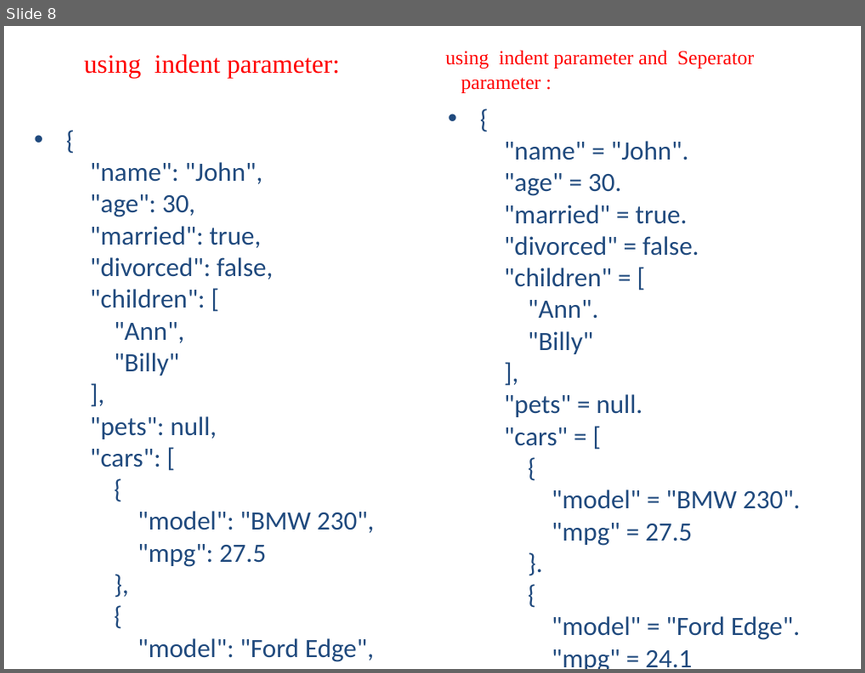
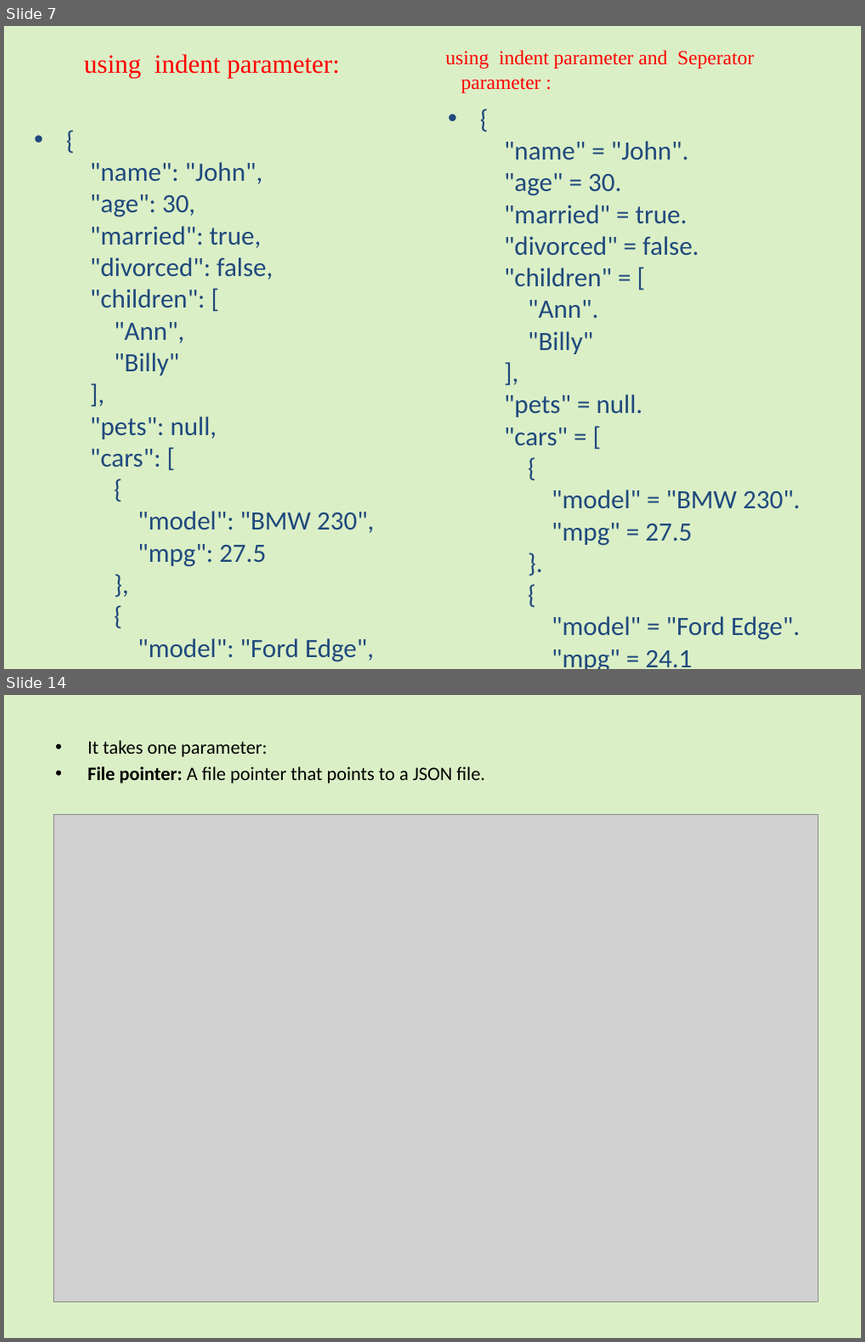
Before and after one commit to jaseela65/python_newPrgm, a slide deck: JSON in Python.pptx. Shown one above the other, each under a label of ours: slide 8 before the commit, slides 7 and 14 after it; the slides between them are not shown. The pictures are 865x673 and 865x1342 pixels, drawn with LibreOffice and Linux fonts; fonts in the diff are those of the drawing; grey boxes stand for pictures. Boxes give left, top, right and bottom in pixels: in the first picture for what was removed or moved away, otherwise in the second. Text is boxed around its words. In the diff, an @@ line names an element or a change of style, - is before the commit and + after.

```diff
--- a/JSON in Python.pptx
+++ b/JSON in Python.pptx
@@ slide 14 added at box(4, 695, 861, 1338), background #92D050 at 32% opacity @@
@@ text added at box(87, 740, 485, 783), 16 pt, text #000000 @@
+• It takes one parameter:
+• File pointer: A file pointer that points to a JSON file.
@@ picture added at box(53, 815, 818, 1303) @@
@@ what was slide 8 is now slide 7 @@
@@ slide 7 changed as well @@
@@ background #FFFFFF to #92D050 at 32% opacity @@
```
Also in this commit, not shown: 7 other slides changed, 6 other slides added, 2 slides removed.
